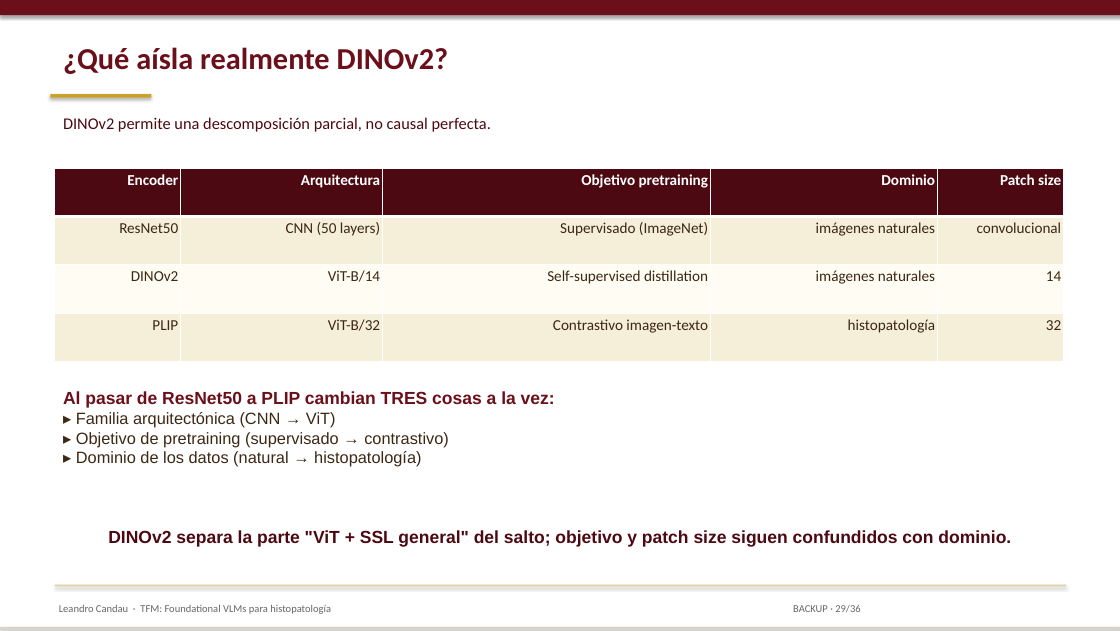
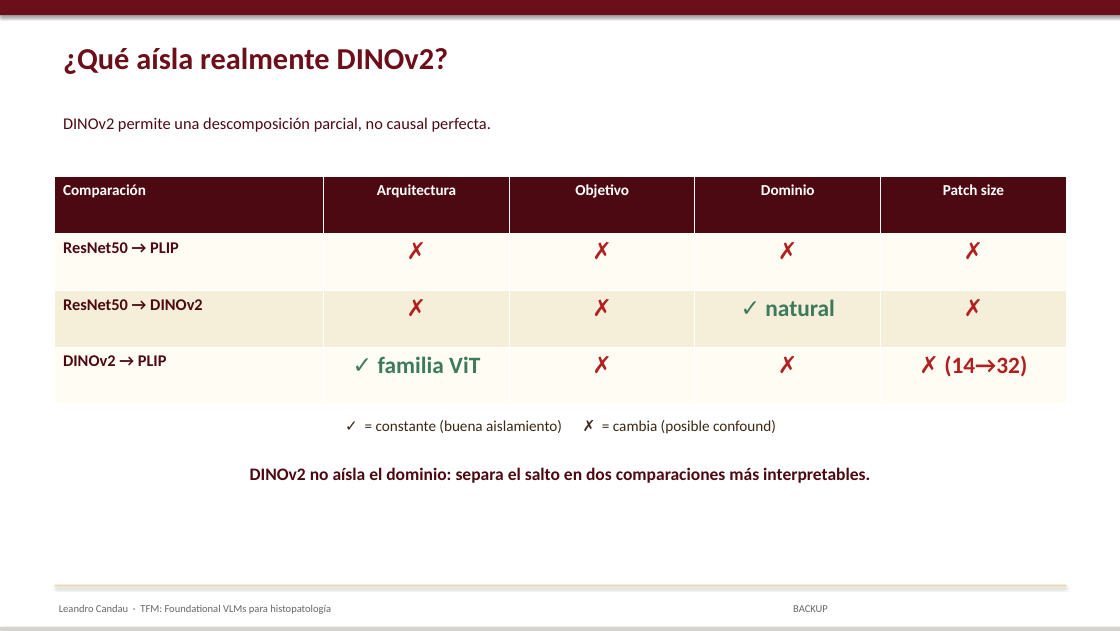
Before and after one commit to lcandau/histopathology-clip-lab, a slide deck: slide 29 of report/TFM_defense.pptx. Drawn at 1120x631 pixels with LibreOffice and Linux fonts; fonts in the diff are those of the drawing. Boxes give left, top, right and bottom in pixels: in the first picture for what was removed or moved away, otherwise in the second. Text is boxed around its words. In the diff, an @@ line names an element or a change of style, - is before the commit and + after.

```diff
--- a/report/TFM_defense.pptx
+++ b/report/TFM_defense.pptx
@@ rectangle removed at (x1=50, y1=94, x2=151, y2=98) @@
@@ table at (x1=55, y1=177, x2=1067, y2=404) @@
-row 1, column 1: Encoder
+row 1, column 1: Comparación
-row 1, column 3: Objetivo pretraining
+row 1, column 3: Objetivo
-row 2: ResNet50 | CNN (50 layers) | Supervisado (ImageNet) | imágenes naturales | convolucional
+row 2: ResNet50 → PLIP | ✗ | ✗ | ✗ | ✗
-row 3: DINOv2 | ViT-B/14 | Self-supervised distillation | imágenes naturales | 14
+row 3: ResNet50 → DINOv2 | ✗ | ✗ | ✓ natural | ✗
-row 4: PLIP | ViT-B/32 | Contrastivo imagen-texto | histopatología | 32
+row 4: DINOv2 → PLIP | ✓ familia ViT | ✗ | ✗ | ✗ (14→32)
@@ fill #F5EED8 to #FFFCF3 in 10 cells @@
@@ fill #FFFCF3 to #F5EED8 in row 3 @@
@@ alignment left to centre @@
@@ table resized from (x1=55, y1=168, x2=1064, y2=362) to (x1=55, y1=177, x2=1067, y2=404) @@
@@ text removed at (x1=63, y1=391, x2=555, y2=467) @@
-Al pasar de ResNet50 a PLIP cambian TRES cosas a la vez:
-▸ Familia arquitectónica (CNN → ViT)
-▸ Objetivo de pretraining (supervisado → contrastivo)
-▸ Dominio de los datos (natural → histopatología)
@@ text added at (x1=376, y1=420, x2=776, y2=434), 13 pt, text #3C2814 @@
+✓ = constante (buena aislamiento) ✗ = cambia (posible confound)
@@ text added at (x1=250, y1=467, x2=870, y2=483), 15 pt, text #4D0912, bold @@
+DINOv2 no aísla el dominio: separa el salto en dos comparaciones más interpretables.
@@ text removed at (x1=108, y1=530, x2=1011, y2=547) @@
-DINOv2 separa la parte "ViT + SSL general" del salto; objetivo y patch size siguen confundidos con dominio.
@@ text at (x1=793, y1=605, x2=828, y2=612): text changed @@
-BACKUP · 29/36
+BACKUP
```
Also in this commit, not shown: 29 other slides changed, 4 other files.
